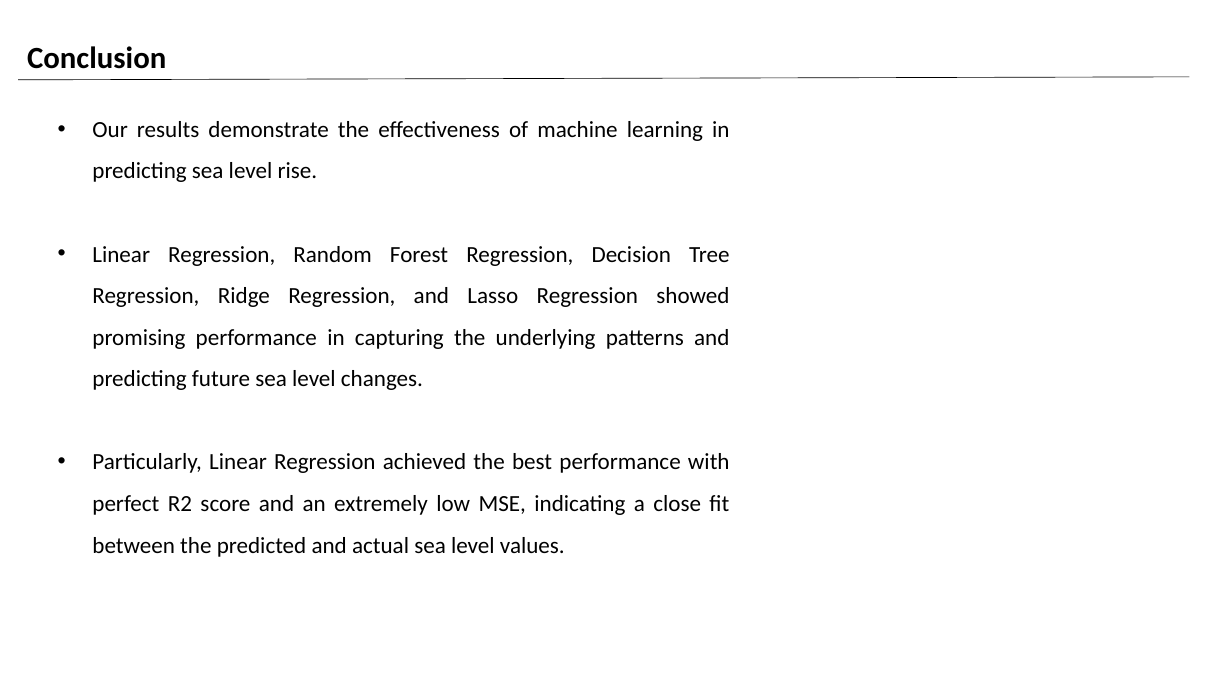
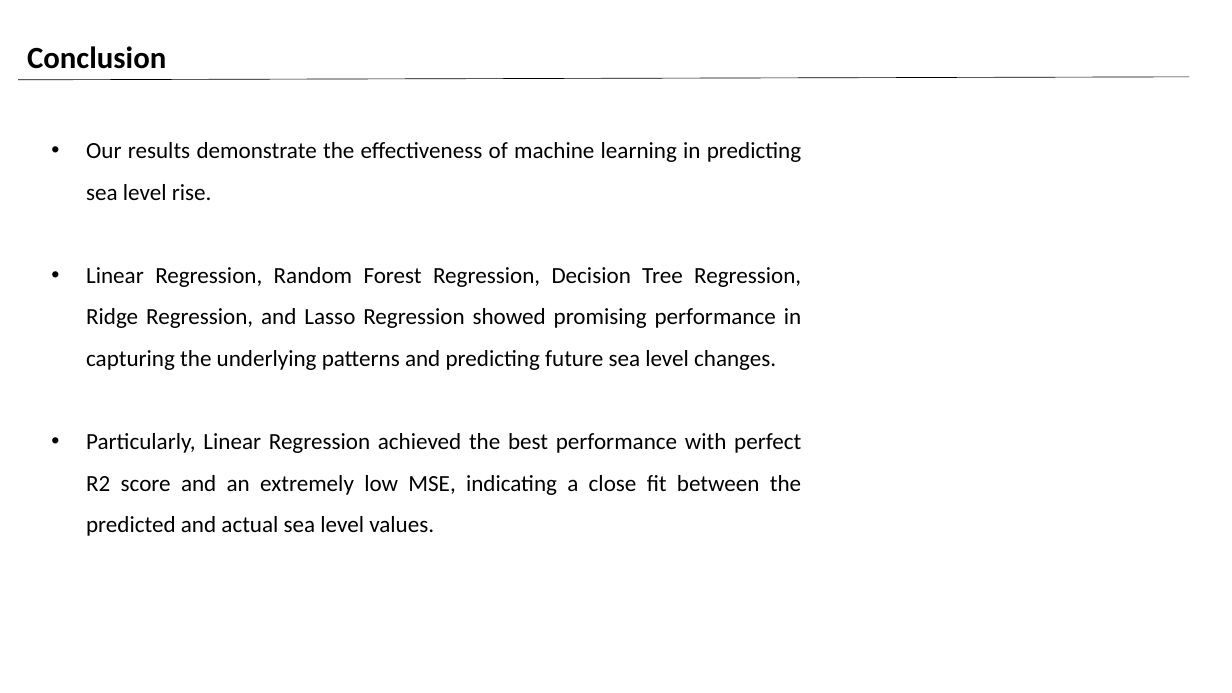
Before and after one commit to Omar0Khaled152001/Sea-Level-Prediction-Sytstem, a slide deck: slide 35 of Sea Level Rise PP.pptx (slide 33 before the commit). Drawn at 1232x693 pixels with LibreOffice and Linux fonts; fonts in the diff are those of the drawing; background and template pictures are left out. Boxes give left, top, right and bottom in pixels: in the first picture for what was removed or moved away, otherwise in the second. Text is boxed around its words. In the diff, an @@ line names an element or a change of style, - is before the commit and + after.

```diff
--- a/Sea Level Rise PP.pptx
+++ b/Sea Level Rise PP.pptx
@@ text "Our results demonstrate the effectiveness ..." rewrapped from (x1=92, y1=121, x2=730, y2=557) to (x1=86, y1=142, x2=801, y2=536) @@
```
Also in this commit, not shown: 11 other slides changed, 3 slides added, 1 slide removed, 1 other file.
